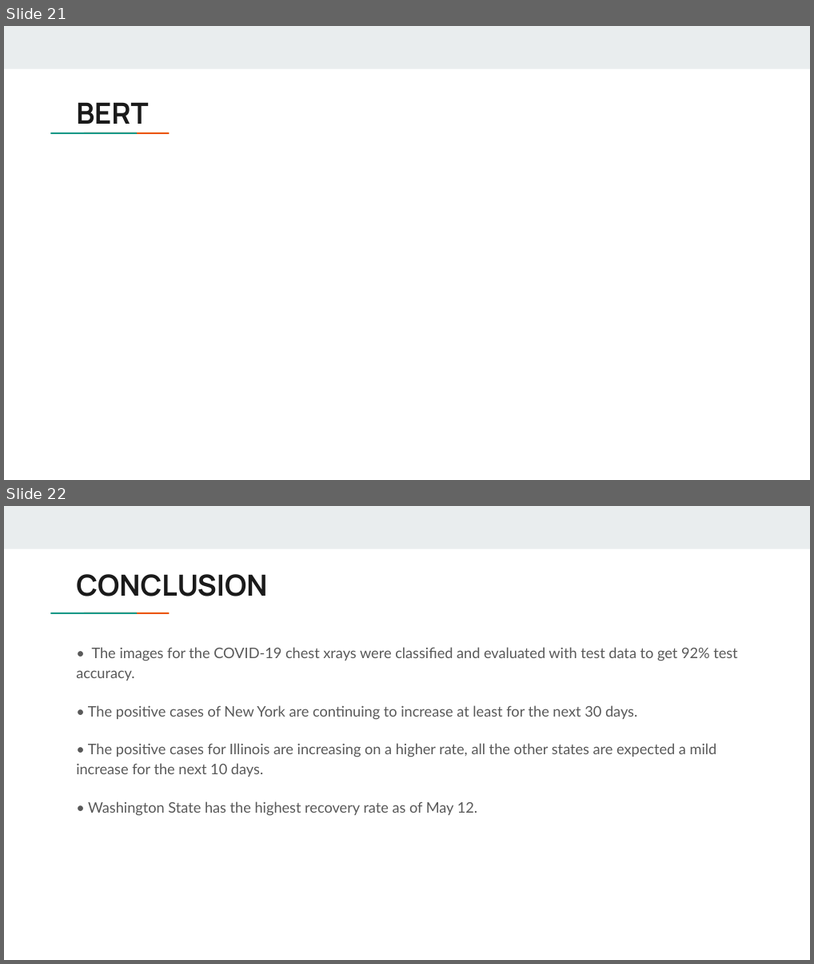
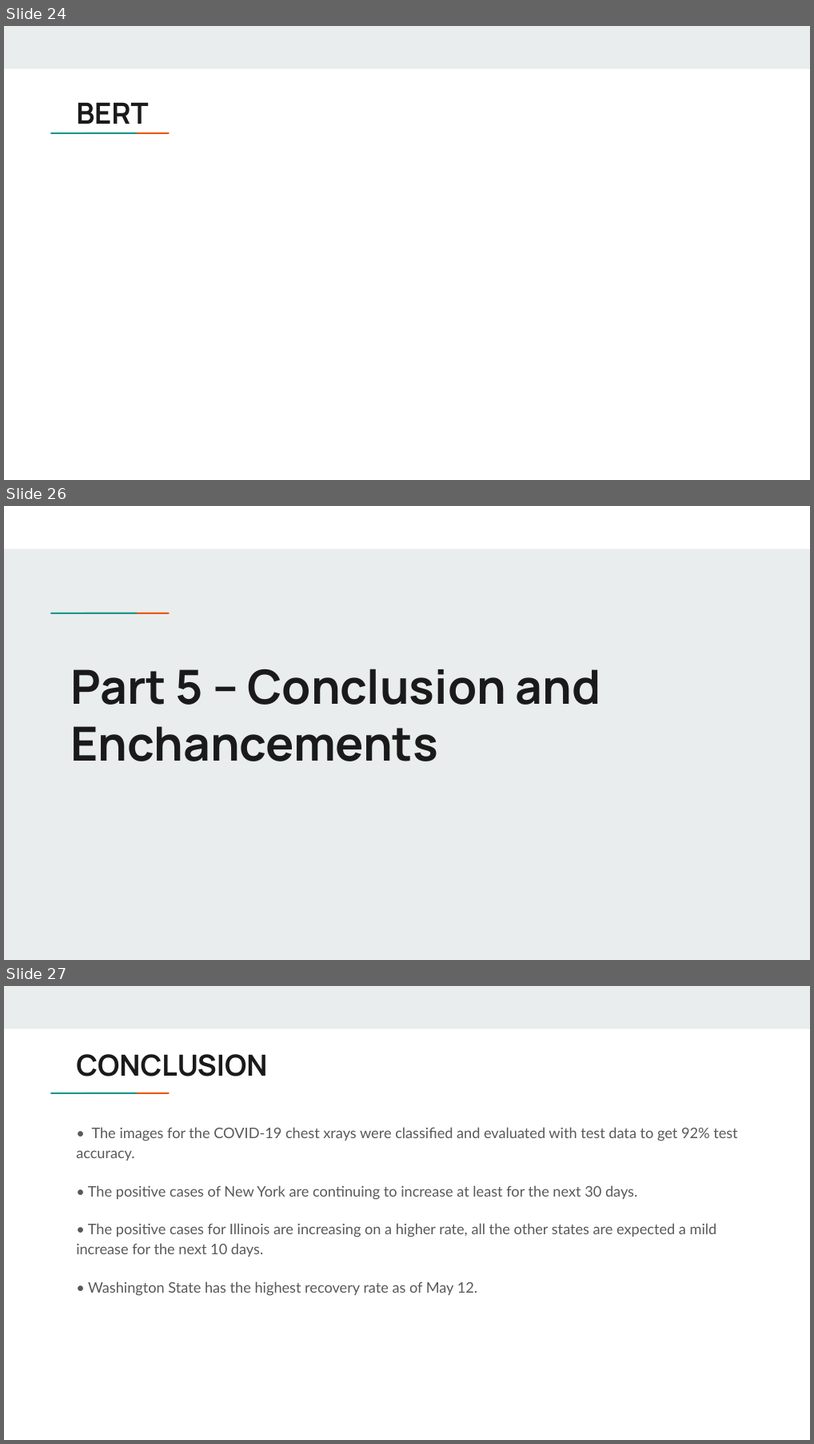
Before and after one commit to matthewshawnkehoe/Data-Science-Projects, a slide deck: Capstone Projects/Final_Capstone_NLP_Search_Recommendation/Recommender_System_Trip_Advisor.pptx. Shown one above the other, each under a label of ours: slides 21 and 22 before the commit, slides 24, 26 and 27 after it; the slides between them are not shown. The pictures are 814x964 and 814x1444 pixels, drawn with LibreOffice and Linux fonts; fonts in the diff are those of the drawing. Boxes give left, top, right and bottom in pixels: in the first picture for what was removed or moved away, otherwise in the second. Text is boxed around its words. In the diff, an @@ line names an element or a change of style, - is before the commit and + after.

```diff
--- a/Capstone Projects/Final_Capstone_NLP_Search_Recommendation/Recommender_System_Trip_Advisor.pptx
+++ b/Capstone Projects/Final_Capstone_NLP_Search_Recommendation/Recommender_System_Trip_Advisor.pptx
@@ slide 26 added at box(4, 506, 810, 960), background #E9EDEE; not listed: 2 template elements that a slide beside it also shows @@
@@ rectangle added at box(4, 506, 810, 548), fill #FFFFFF @@
@@ title added at box(70, 668, 601, 761), 42 pt, text #1A1A1A, bold @@
+Part 5 – Conclusion and Enchancements
@@ what was slide 21 is now slide 24 @@
@@ what was slide 22 is now slide 27 @@
```
Also in this commit, not shown: 2 slides changed, 4 other slides added.
